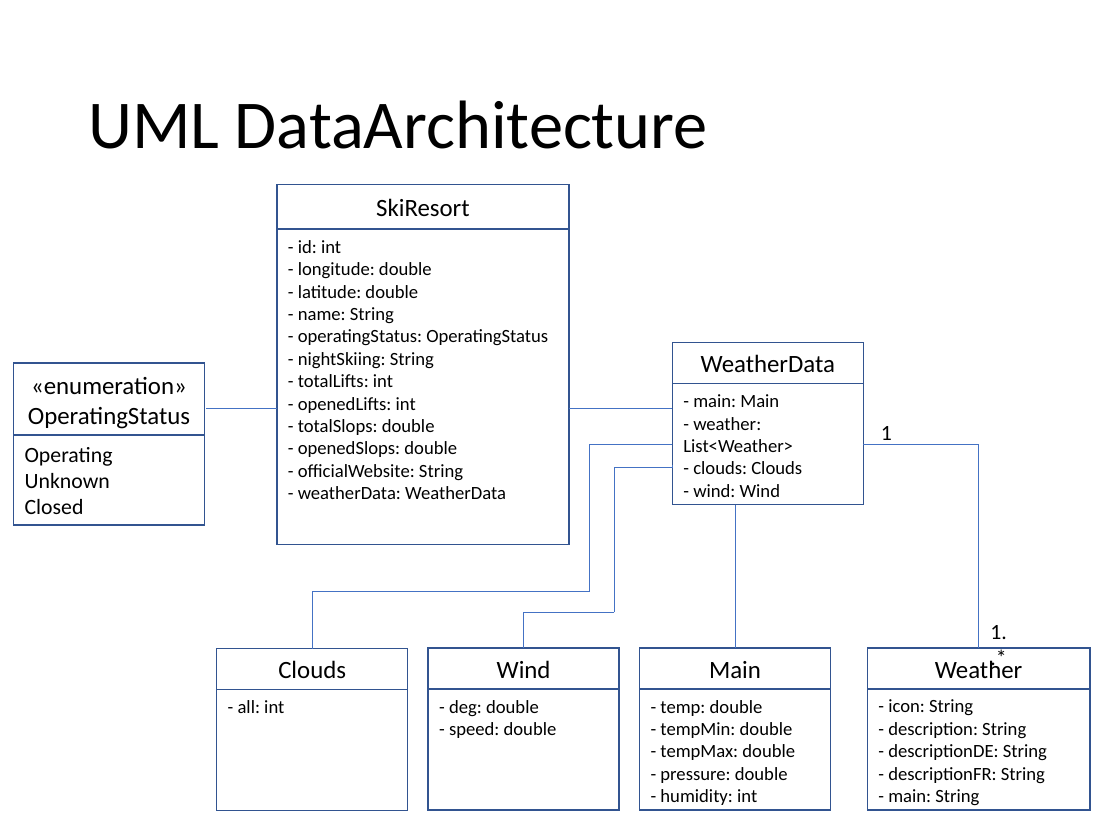
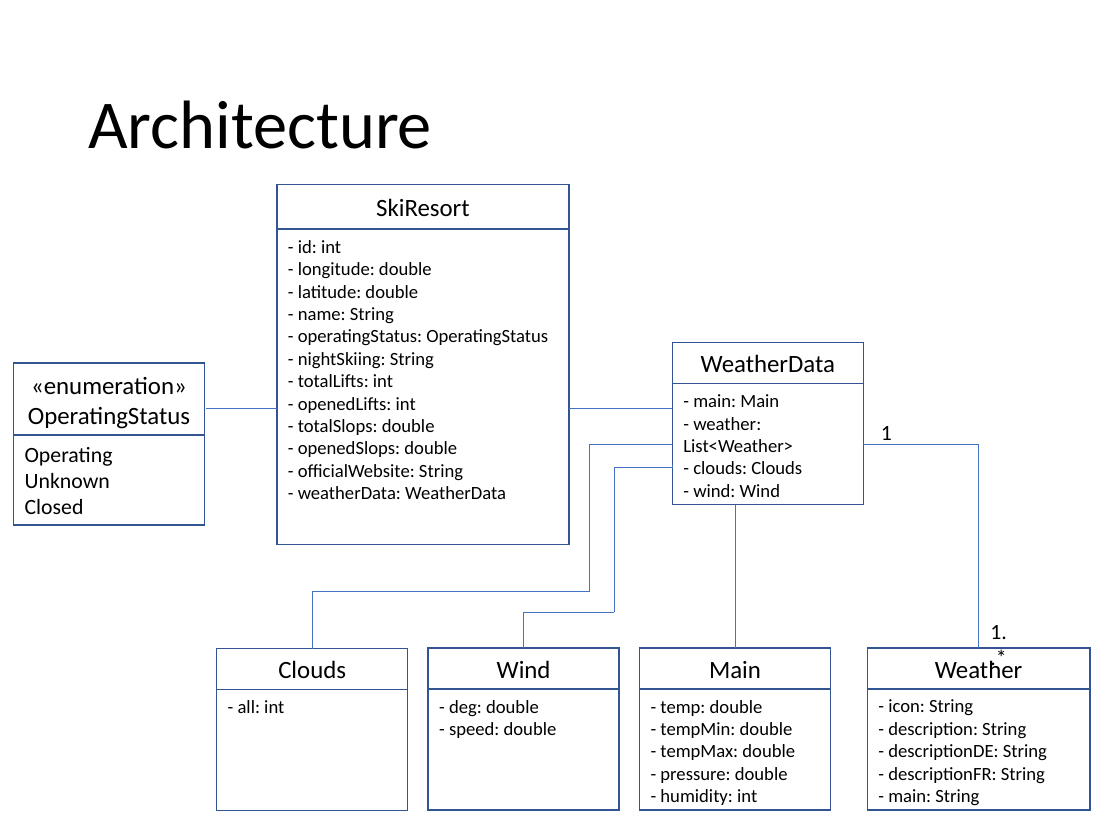
Before and after one commit to MSE-MobOP/Ski-Compass, a slide deck: slide 9 of Documents/Presentation/Presentation.pptx. Drawn at 1120x840 pixels with LibreOffice and Linux fonts; fonts in the diff are those of the drawing. Boxes give left, top, right and bottom in pixels: in the first picture for what was removed or moved away, otherwise in the second. Text is boxed around its words. In the diff, an @@ line names an element or a change of style, - is before the commit and + after.

Commit message:
Updated Overview page. Same title to all architecture pages

```diff
--- a/Documents/Presentation/Presentation.pptx
+++ b/Documents/Presentation/Presentation.pptx
@@ title at box(88, 100, 432, 149): text changed @@
-UML DataArchitecture
+Architecture
```
Also in this commit, not shown: 4 other slides changed.
